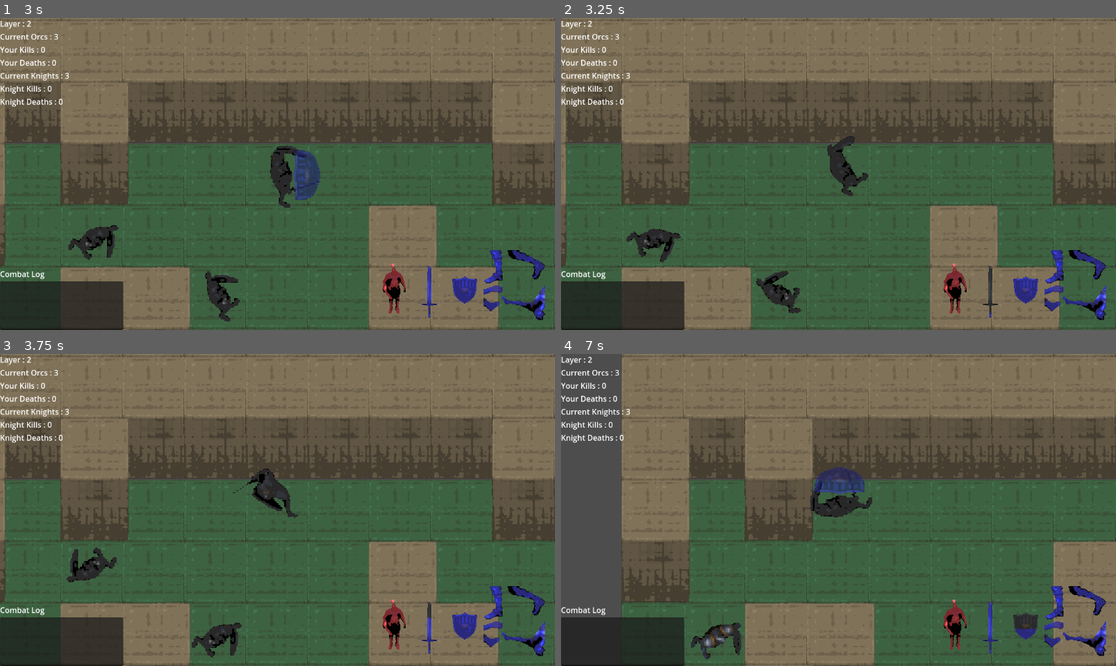
Above: before the commit, frames 1-4 (two rows, left to right).
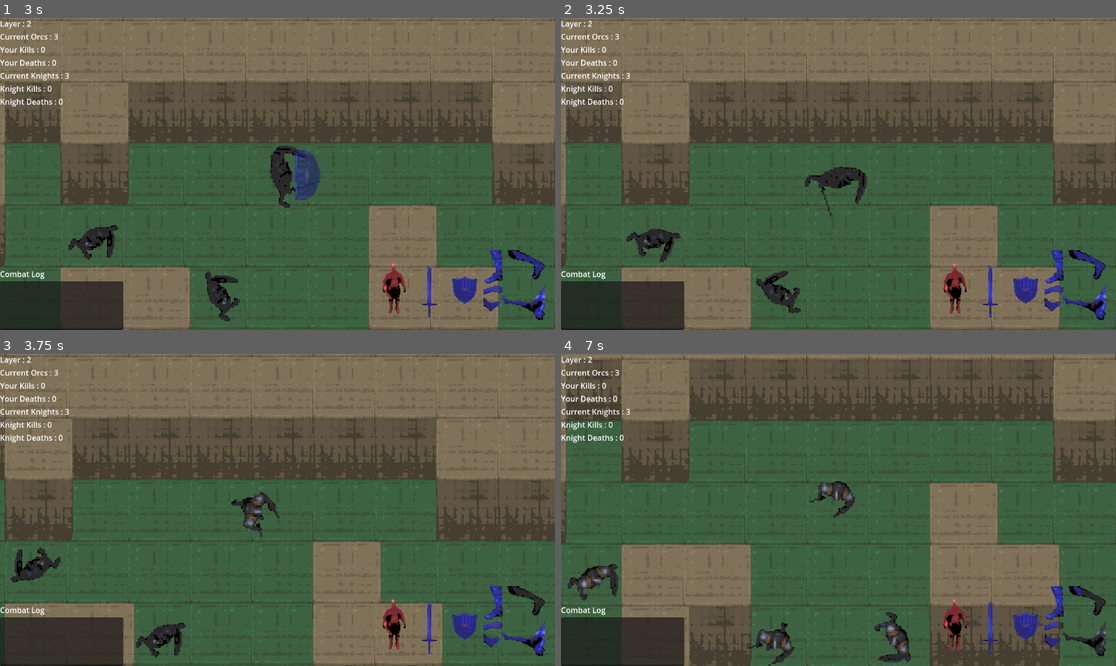
Above: after the commit, the same moments.

Repository: emergencemory/Raid-the-Abyss-LD57Game
Game: Godot game, scene res://globals/game.tscn
Same seed, same stepped clock (60 frames per second), same inputs: the game is played once before the commit and once after it.
Inputs (mouse positions are in pixels of both pictures, inside the frame that each line leads up to):
- Up to frame 1 (3 s): click "New Game" at 0.5 s; tap Enter at 1.25 s; move the mouse to (399, 158) at 1.27 s; press the mouse at (399, 158) at 1.28 s; hold D (move right) 1.28-2.03 s; right-click (399, 158) at 1.55 s; move the mouse to (166, 189) at 2.02 s; release the mouse at (166, 189) at 2.03 s; hold S (move down) 2.03-2.78 s; right-click (166, 189) at 2.1 s; tap E (kick) at 2.3 s; move the mouse to (333, 105) at 2.77 s; hold D (move right) from 2.78 s (still down); hold E (kick) from 2.78 s (still down)
- Up to frame 2 (3.25 s): keep holding D (move right); keep holding E (kick); click (894, 105) at 3.05 s
- Up to frame 3 (3.75 s): move the mouse to (249, 572) at 3.52 s; release D (move right) at 3.53 s; release E (kick) at 3.53 s; hold W (move up) from 3.53 s (still down); click (249, 572) at 3.6 s
- Up to frame 4 (7 s): right-click (810, 572) at 3.8 s; move the mouse to (1005, 556) at 4.27 s; release W (move up) at 4.28 s; hold Right mouse button (block) 4.28-5.03 s; hold A (move left) 4.28-5.78 s; tap E (kick) at 4.55, 5.1, 6.8 s; move the mouse to (672, 463) at 5.02 s; click (672, 463) at 5.3 s; move the mouse to (866, 510) at 5.77 s; press the mouse at (866, 510) at 5.78 s; hold S (move down) 5.78-6.53 s; right-click (866, 510) at 6.05 s; move the mouse to (755, 432) at 6.52 s; release the mouse at (755, 432) at 6.53 s; hold D (move right) from 6.53 s (still down); right-click (755, 432) at 6.6 s

Frame 1 is identical in both runs. In frame 2, 0.9% of the frame differs, in the area x 43-79%, y 37-95%; in frame 3, 27%; in frame 4, 60%, in the area x 0-100%, y 0-100%.

Commit message:
map gen works
need to fix the formula to unload the far away tiles

Diff:
--- a/character/character_manager.gd
+++ b/character/character_manager.gd
@@ -172,8 +172,8 @@
 			cooldown_time_target -= delta
 		else:
 			_on_target_timeout()
-	if cooldown_time_attack <= 0 and cooldown_time_block <= 0 and cooldown_time_turn <= 0 and cooldown_time_move <= 0 and cooldown_time_kick <= 0 and cooldown_time_health_regen <= 0 and cooldown_time_attack_area <= 0 and cooldown_time_block_area <= 0:
-		print("Cooldowns complete")
+	#if cooldown_time_attack <= 0 and cooldown_time_block <= 0 and cooldown_time_turn <= 0 and cooldown_time_move <= 0 and cooldown_time_kick <= 0 and cooldown_time_health_regen <= 0 and cooldown_time_attack_area <= 0 and cooldown_time_block_area <= 0:
+		#print("Cooldowns complete")
 		#set_physics_process(false)
 
 func prepare_attack() -> void:
@@ -232,6 +232,9 @@
 	set_physics_process(true)
 
 func move(direction: int) -> void:
+	if direction != facing_direction:
+		turn(direction)
+		return
 	ray_cast_2d.force_raycast_update()
 	if ray_cast_2d.is_colliding() or move_on_cooldown or is_attacking or attack_windup or is_kicking or is_blocking or is_turning or moving:
 		return
@@ -253,7 +256,9 @@
 	moving = true
 	cooldown_time_move = current_move_cooldown
 	move_on_cooldown = true
-	emit_signal("move_signal", current_move_cooldown)
+	if is_player:
+		emit_signal("move_signal", current_move_cooldown)
+		SignalBus.emit_signal("player_move", position)
 	set_physics_process(true)
 
 func turn(direction : int) -> void:
@@ -376,6 +381,7 @@
 	get_tree().create_timer(1.0).timeout.connect(kicked_label.queue_free)
 	character_sprite.play("hit")
 	_on_block_timeout()
+	_on_attack_timeout()
 	attack_windup = false
 	is_turning = true
 	cooldown_time_turn += stun_duration
@@ -425,6 +431,9 @@
 	current_health -= 1
 	blood_particle.restart()
 	blood_particle.emitting = true
+	var flash_tween = create_tween()
+	character_sprite.self_modulate = Color(3, 3, 3, 1)
+	flash_tween.tween_property(character_sprite, "self_modulate", Color(1, 1, 1, 1), 0.1)
 	SignalBus.emit_signal("health_signal", current_health, base_health, self)
 	if current_health <= 0:
 		if attacker.is_player and not is_player:
--- a/globals/MessageBus.gd
+++ b/globals/MessageBus.gd
@@ -7,3 +7,4 @@
 signal quit_game
 signal combat_log_entry(log_entry: String)
 signal health_signal(value: int, base_value: int, character : CharacterBody2D)
+signal player_move(player_pos)
--- a/map/ground_shader.tres
+++ b/map/ground_shader.tres
@@ -35,7 +35,7 @@
 
 }
 "
-graph_offset = Vector2(350.111, 71.7994)
+graph_offset = Vector2(96.3164, 133.657)
 mode = 1
 flags/light_only = false
 nodes/fragment/2/node = SubResource("VisualShaderNodeColorFunc_suslc")
--- a/map/map_manager.gd
+++ b/map/map_manager.gd
@@ -16,14 +16,16 @@
 var tile_size: int = 128  # Size of each tile in pixels
 var render_distance: int = 3  # Number of chunks to load around the player
 var loaded_chunks: Dictionary = {}  # Dictionary to track loaded chunks
-
-var noise = FastNoiseLite.new()  # FastNoiseLite instance
+var noise : FastNoiseLite   # FastNoiseLite instance
+var player : CharacterBody2D
 
 func _ready() -> void:
 	SignalBus.health_signal.connect(spawn_blood)
+	SignalBus.player_move.connect(generate_chunk)
 	# Configure FastNoiseLite
+	noise = FastNoiseLite.new()
 	noise.seed = randi()
-	noise.frequency = 0.01
+	noise.frequency = .3
 
 func spawn_blood(value: int, _base_value: int, character: CharacterBody2D) -> void:
 	# Spawn blood effect at the player's position
@@ -49,55 +51,53 @@
 	var tween = create_tween()
 	tween.tween_property(blood_effect, "scale", Vector2(9,9), 20.0)
 
+#TODO this doesnt work
+func unload_chunks(player_position: Vector2) -> void:
+	var cliff_tiles = cliff_layer.get_used_cells()
+	var wall_tiles = wall_layer.get_used_cells()
+	var ground_tiles = ground_layer.get_used_cells()
+	for tile in cliff_tiles:
+		if abs(tile.x - player_position.x) >= 1000 or abs(tile.y - player_position.y) >= 1000:
+			# Unload the chunk if it's outside the render distance
+			cliff_layer.erase_cell(tile)
+	for tile in wall_tiles:
+		if abs(tile.x - player_position.x) >= 1000 or abs(tile.y - player_position.y) >= 1000:
+			# Unload the chunk if it's outside the render distance
+			wall_layer.erase_cell(tile)
+	for tile in ground_tiles:
+		if abs(tile.x - player_position.x) >= 1000 or abs(tile.y - player_position.y) >= 1000:
+			# Unload the chunk if it's outside the render distance
+			ground_layer.erase_cell(tile)
 
-
-func update_chunks(player_position: Vector2) -> void:
-	# Calculate the player's current chunk position
-	var player_chunk = Vector2(
-		floor(player_position.x / (chunk_size * tile_size)),
-		floor(player_position.y / (chunk_size * tile_size))
-	)
-
-	# Load chunks within the render distance
-	for x in range(player_chunk.x - render_distance, player_chunk.x + render_distance + 1):
-		for y in range(player_chunk.y - render_distance, player_chunk.y + render_distance + 1):
-			var chunk_position = Vector2(x, y)
-			if not loaded_chunks.has(chunk_position):
-				generate_chunk(chunk_position)
-
-	# Unload chunks outside the render distance
-	#for chunk_position in loaded_chunks.keys():
-		#if chunk_position.distance_to(player_chunk) > render_distance:
-		#	unload_chunk(chunk_position)
 
 func generate_chunk(chunk_position: Vector2) -> void:
 	# Generate terrain for the chunk
-	var chunk_origin = chunk_position * chunk_size * tile_size
-	for x in range(chunk_size):
-		for y in range(chunk_size):
-			var world_position = chunk_origin + Vector2(x * tile_size, y * tile_size)
-			var noise_value = noise.get_noise_2d(world_position.x, world_position.y)
+	var tile_pos = wall_layer.local_to_map(chunk_position)
+	for y in range(chunk_size):
+		for x in range(chunk_size):
+			var world_x = tile_pos.x - (chunk_size / 2) + x
+			print("world_x: ", world_x)
+			var world_y = tile_pos.y - (chunk_size / 2) + y
+			print("world_y: ", world_y)
+			if wall_layer.get_cell_source_id(Vector2i(world_x, world_y)) != -1:
+				continue
+			if cliff_layer.get_cell_source_id(Vector2i(world_x, world_y)) != -1:
+				continue
+			if ground_layer.get_cell_source_id(Vector2i(world_x, world_y)) != -1:
+				continue
+			if y >= 6 and y <= 10:
+				ground_layer.set_cell(Vector2i(world_x, world_y), 0, Vector2i(0,0))
+				continue
+			var value = noise.get_noise_2d(world_x, world_y)*10
+			print(value)
+			if value > 1.5:
+				wall_layer.set_cell(Vector2i(world_x, world_y), 0, Vector2i(0,0))
+	#tile_pos = cliff_layer.local_to_map(chunk_position)
 
-			var source_id = 0  # Tile ID for the wall layer
-			var atlas_coords = Vector2i(0, 0)  # Atlas coordinates for the wall layer
-			# Map noise values to layers
-			if noise_value > 0.5:
-				wall_layer.set_cell(world_position, source_id, atlas_coords)  # Wall tile
-			elif noise_value > -0.5:
-				ground_layer.set_cell(world_position, source_id, atlas_coords)  # Ground tile
+			if value < -1.5:
+				cliff_layer.set_cell(Vector2i(world_x, world_y), 0, Vector2i(0,0))
+	#tile_pos = ground_layer.local_to_map(chunk_position)
+
 			else:
-				cliff_layer.set_cell(world_position, source_id, atlas_coords)  # Cliff tile
-
-	# Mark the chunk as loaded
-	loaded_chunks[chunk_position] = true
-
-#func unload_chunk(chunk_position: Vector2) -> void:
-	# Clear tiles in the chunk
-#	for x in range(chunk_size):
-#		for y in range(chunk_size):
-#			wall_layer.set_cell(x + chunk_position.x * chunk_size, y + chunk_position.y * chunk_size, -1)  # Clear wall tile
-#			ground_layer.set_cell(x + chunk_position.x * chunk_size, y + chunk_position.y * chunk_size, -1)  # Clear ground tile
-#			cliff_layer.set_cell(x + chunk_position.x * chunk_size, y + chunk_position.y * chunk_size, -1)  # Clear cliff tile
-#
-#	# Remove the chunk from the loaded chunks dictionary
-#	loaded_chunks.erase(chunk_position)
+				ground_layer.set_cell(Vector2i(world_x, world_y), 0, Vector2i(0,0))
+	#!unload_chunks(chunk_position)
--- a/map/match_manager.gd
+++ b/map/match_manager.gd
@@ -50,6 +50,7 @@
 	player.killed_by_orc.connect(_on_orc_kill)
 	player.killed_by_player.connect(_on_player_kill)
 	var player_camera = Camera2D.new()
+	#!player_camera.zoom = Vector2(0.3, 0.3)
 	player_camera.position_smoothing_enabled = true
 	player.add_child(player_camera)
 	your_deaths += 1
--- a/ui/hud.gd
+++ b/ui/hud.gd
@@ -1,7 +1,7 @@
 extends CanvasLayer
 class_name Hud
 
-#TODO streamline to reduce repetition
+#TODO minim
 @onready var health: TextureProgressBar = $StatusAnchor/Status/Health
 @onready var attack: TextureProgressBar = $StatusAnchor/Status/Attack
 @onready var block: TextureProgressBar = $StatusAnchor/Status/Block
--- a/ui/hud.tscn
+++ b/ui/hud.tscn
@@ -167,6 +167,8 @@
 
 [node name="SubViewport" type="SubViewport" parent="MinimapContainer"]
 transparent_bg = true
+handle_input_locally = false
 snap_2d_transforms_to_pixel = true
 snap_2d_vertices_to_pixel = true
 size = Vector2i(256, 256)
+render_target_update_mode = 4
